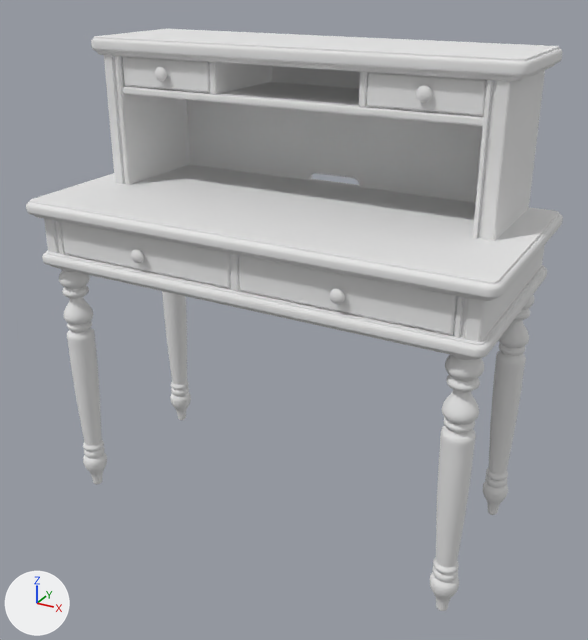
Two versions of the OBJ model modelos/wooden-table/source/desk_UV02.obj, one commit apart.
Rendered twice from a 50 mm camera at (75.9, -136.6, 112.9) aimed at (1.9, -2.0, 45.6). The lights are fixed; the arrows at lower left show +X, +Y and +Z. The first picture is the older version. Where no turn or scale is listed for an object, it has been applied to the vertices.

Objects in the first picture: 'desk_UV02'.
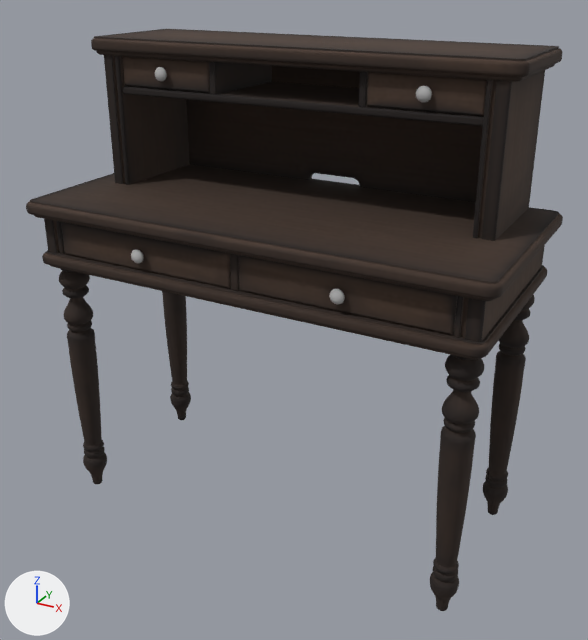
Changed parts and their boxes [x1, y1, x2, y2] in the pictures (588 x 640 px):
'desk_UV02', surface changed (darker)
    both: [26, 29, 563, 611]

The change in detail:
Picture 'desk_UV02_desk_BaseColor.png' (img_desk_uv02_desk_basecolor_png) is new.
In material 'initialShadingGroup' (mat_initialshadinggroup), base_color is no longer (0.8, 0.8, 0.8), white #e7e7e7.
In material 'initialShadingGroup' (mat_initialshadinggroup), texture is now set to img_desk_uv02_desk_basecolor_png.
In material 'initialShadingGroup' (mat_initialshadinggroup), roughness goes from 1.0 to 0.874.
